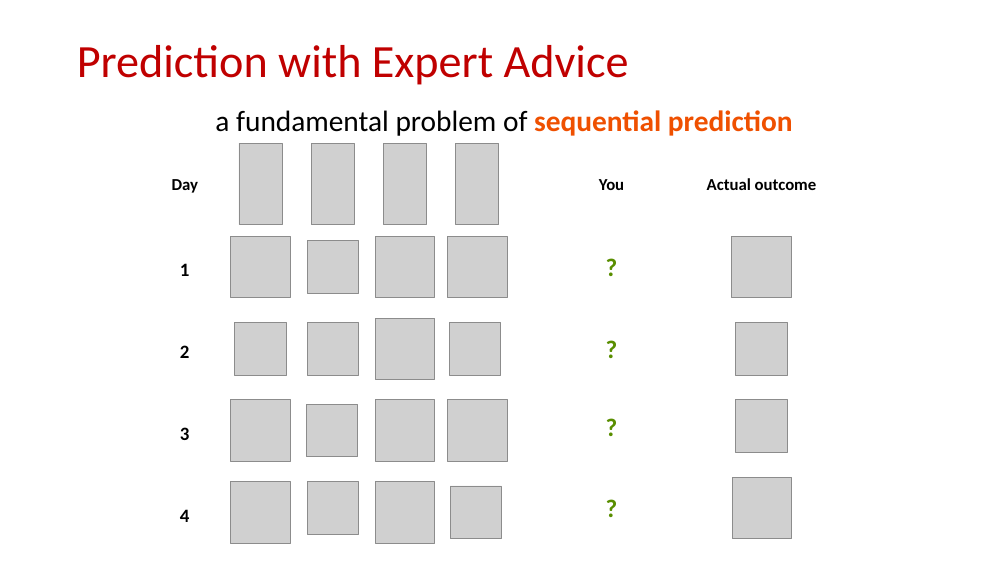
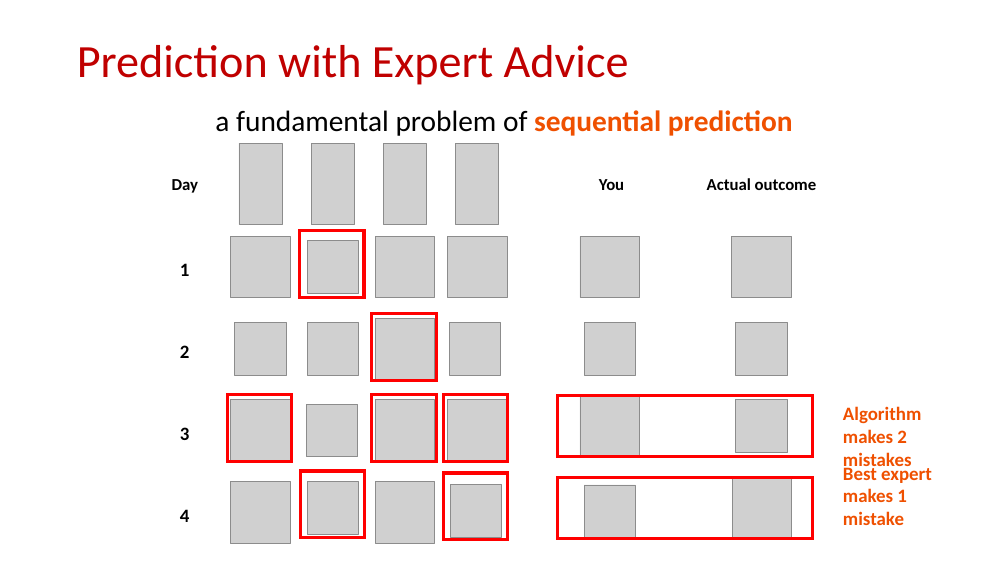
Before and after one commit to samsonzhou/samsonzhou.github.io, a slide deck: slide 5 of CSCE658-S24/L15.pptx (slide 4 before the commit). Drawn at 1008x567 pixels with LibreOffice and Linux fonts; fonts in the diff are those of the drawing; grey boxes stand for pictures. Boxes give left, top, right and bottom in pixels: in the first picture for what was removed or moved away, otherwise in the second. Text is boxed around its words. In the diff, an @@ line names an element or a change of style, - is before the commit and + after.

```diff
--- a/CSCE658-S24/L15.pptx
+++ b/CSCE658-S24/L15.pptx
@@ rectangle added at box(300, 231, 364, 297), outline #FF0000 3 pt @@
@@ picture added at box(580, 237, 640, 298) @@
@@ text removed at box(569, 244, 654, 290) @@
-?
@@ rectangle added at box(372, 314, 436, 380), outline #FF0000 3 pt @@
@@ text removed at box(569, 326, 654, 372) @@
-?
@@ picture added at box(585, 322, 636, 375) @@
@@ rectangle added at box(228, 394, 292, 461), outline #FF0000 3 pt @@
@@ rectangle added at box(372, 394, 436, 461), outline #FF0000 3 pt @@
@@ rectangle added at box(444, 394, 508, 461), outline #FF0000 3 pt @@
@@ rectangle added at box(557, 395, 813, 457), outline #FF0000 3 pt @@
@@ text removed at box(569, 403, 654, 449) @@
-?
@@ picture added at box(580, 395, 640, 457) @@
@@ text added at box(843, 406, 921, 471), 18 pt, text #EF5000, bold @@
+Algorithm makes 2 mistakes
@@ rectangle added at box(301, 471, 365, 538), outline #FF0000 3 pt @@
@@ rectangle added at box(444, 473, 508, 540), outline #FF0000 3 pt @@
@@ rectangle added at box(557, 477, 813, 538), outline #FF0000 3 pt @@
@@ text added at box(843, 464, 932, 525), 18 pt, text #EF5000, bold @@
+Best expert makes 1 mistake
@@ text removed at box(569, 485, 654, 532) @@
-?
@@ picture added at box(585, 485, 636, 538) @@
```
Also in this commit, not shown: 4 other slides changed, 25 slides added, 4 slides removed.
